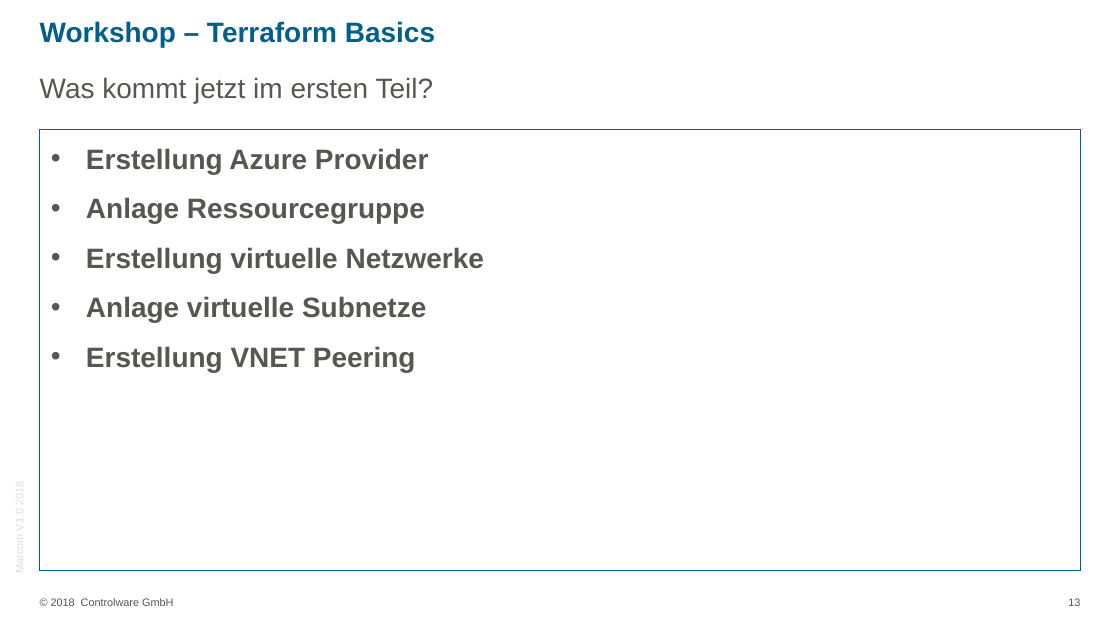
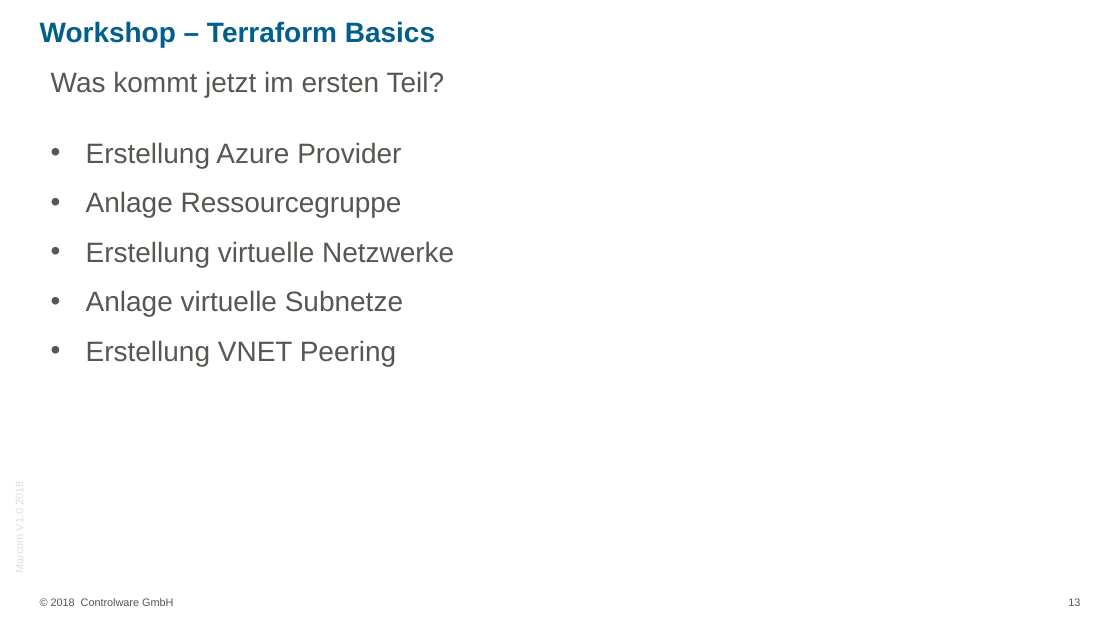
Before and after one commit to rscheder/workshops, a slide deck: slide 13 of tf/ppt/Workshop_Terraform_Basic.pptx. Drawn at 1120x630 pixels with LibreOffice and Linux fonts; fonts in the diff are those of the drawing; background and template pictures are left out. Boxes give left, top, right and bottom in pixels: in the first picture for what was removed or moved away, otherwise in the second. Text is boxed around its words. In the diff, an @@ line names an element or a change of style, - is before the commit and + after.

```diff
--- a/tf/ppt/Workshop_Terraform_Basic.pptx
+++ b/tf/ppt/Workshop_Terraform_Basic.pptx
@@ text "Was kommt jetzt im ersten ...": place and size @@
-text "Was kommt jetzt im ersten ..." at bbox=[40, 77, 434, 103]
+text "Was kommt jetzt im ersten ..." at bbox=[51, 71, 445, 97]
@@ text "Erstellung Azure Provider": place and size @@
-text "Erstellung Azure Provider" at bbox=[39, 130, 1080, 571]
+text "Erstellung Azure Provider" at bbox=[86, 142, 454, 366]
@@ text "Erstellung Azure Provider" at bbox=[86, 142, 454, 366]: bold off; outline #005F8D 0.75 pt to none @@
```
Also in this commit, not shown: 3 slides added, 1 slide removed, 1 other file.
